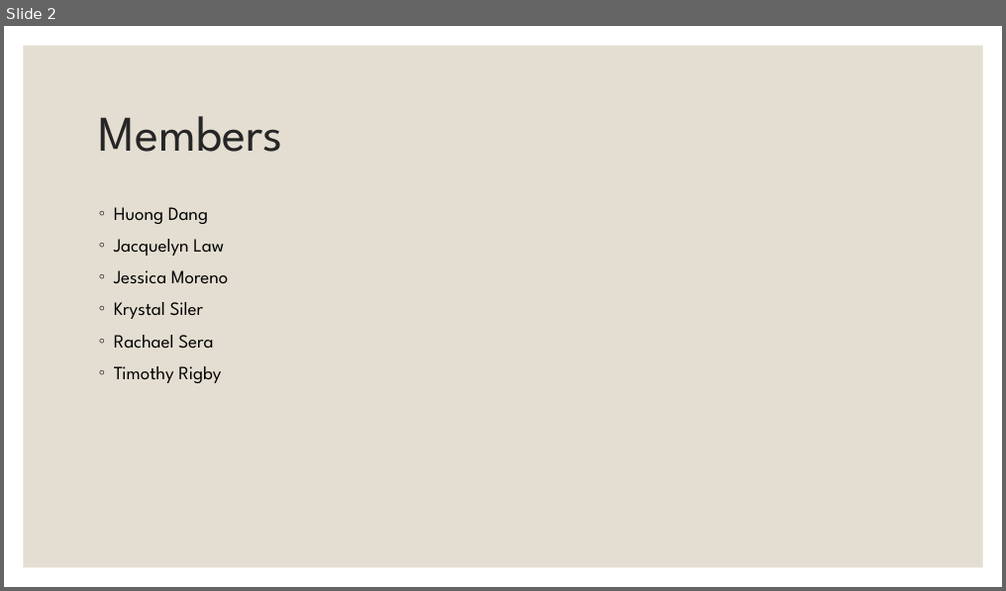
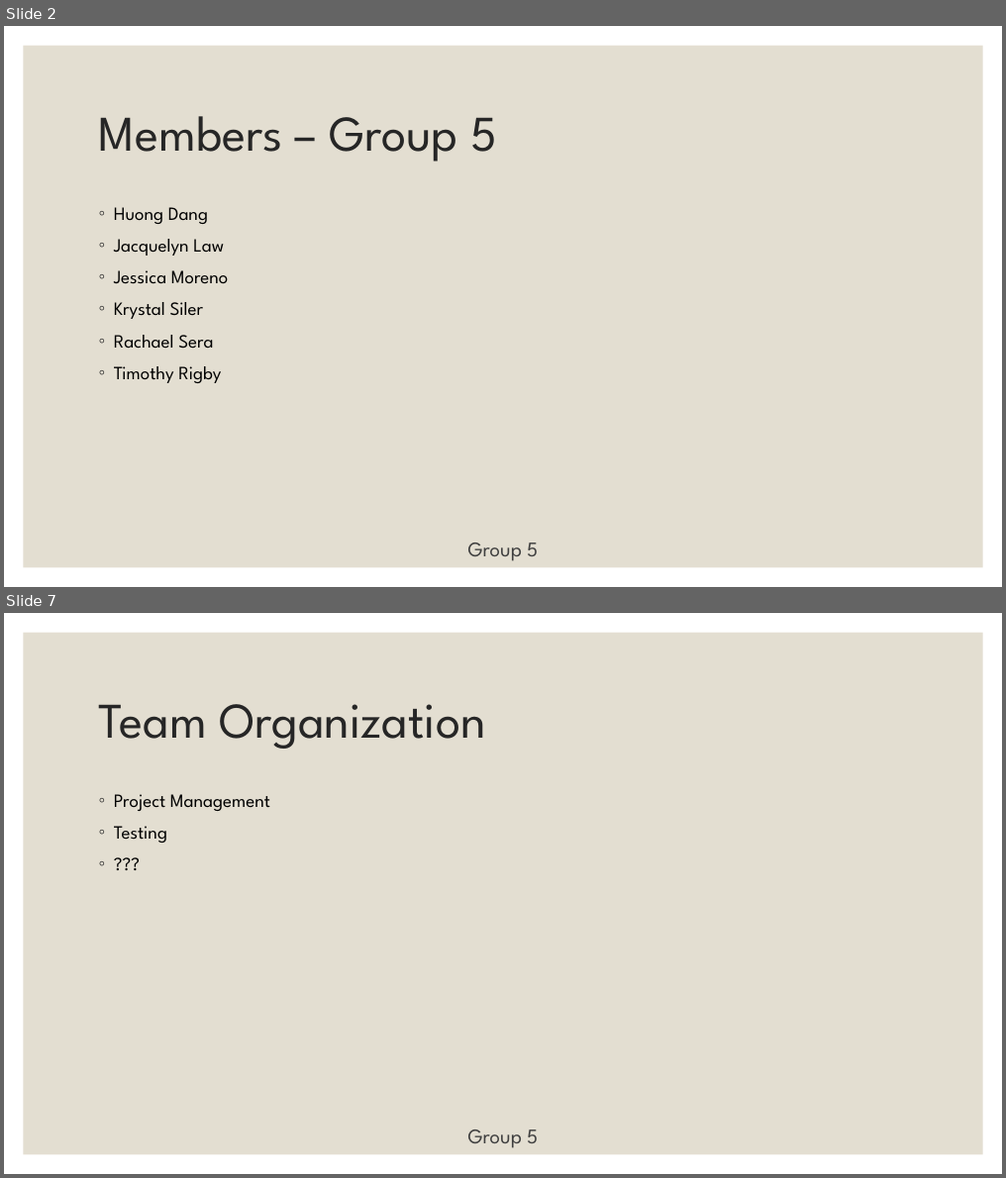
Before and after one commit to rsera/CommunityServiceTracker, a slide deck: Presentation 1.pptx. Shown one above the other, each under a label of ours: slide 2 before the commit, slides 2 and 7 after it; the slides between them are not shown. The pictures are 1006x591 and 1006x1178 pixels, drawn with LibreOffice and Linux fonts; fonts in the diff are those of the drawing. Boxes give left, top, right and bottom in pixels: in the first picture for what was removed or moved away, otherwise in the second. Text is boxed around its words. In the diff, an @@ line names an element or a change of style, - is before the commit and + after.

```diff
--- a/Presentation 1.pptx
+++ b/Presentation 1.pptx
@@ slide 7 added at [4,613,1002,1174], background #FFFFFF; not listed: 1 template element that a slide beside it also shows @@
@@ title added at [99,704,485,749], 48 pt, text #262626 @@
+Team Organization
@@ text added at [114,794,270,843], 18 pt, text #000000 @@
+◦ Project Management
+◦ Testing
+◦ ???
@@ text added at [468,1130,538,1149], 20 pt, text #404040 @@
+Group 5
@@ slide 2 changed as well @@
@@ title at [99,116,497,162]: text changed @@
-Members
+Members – Group 5
@@ text added at [468,543,538,562], 20 pt, text #404040 @@
+Group 5
```
Also in this commit, not shown: 6 other slides changed, 10 other slides added, 1 slide removed, 2 other files.
